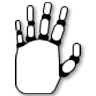
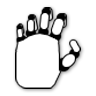
Before/after of a 96 × 96 layered artwork. What changed in the layer stack:
hid "Group 2 copy 3" over [15, 2, 81, 94]
showed "Group 2 copy 4" over [15, 7, 81, 89]
